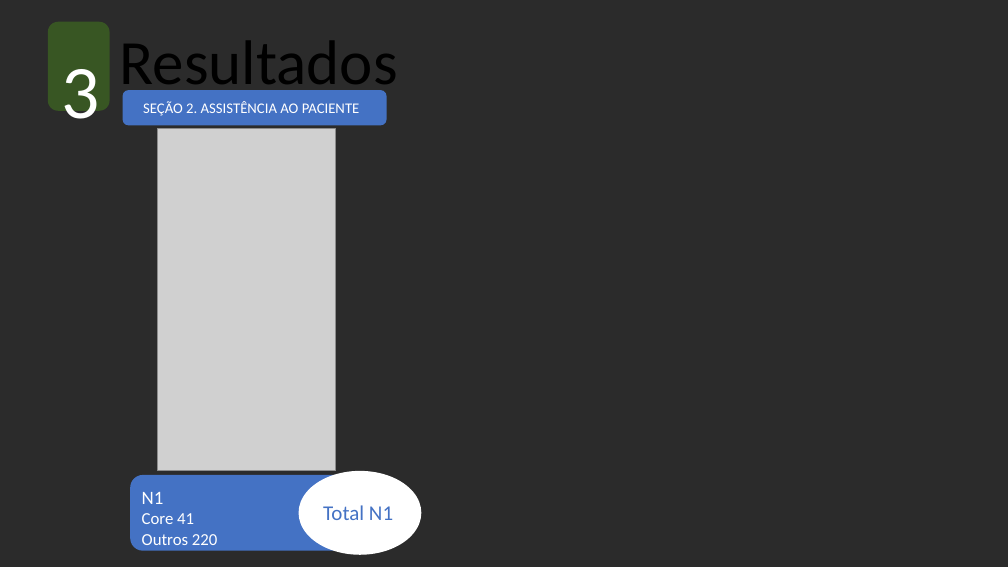
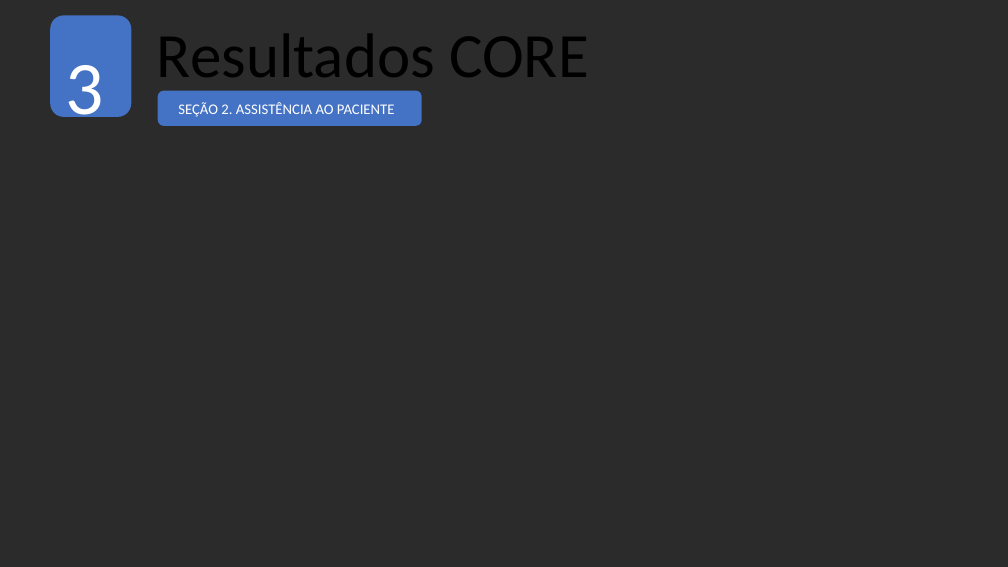
Before and after one commit to gustapfp/dodo, a slide deck: slide 6 of report/helpers/template-ona-report.pptx (slide 4 before the commit). Drawn at 1008x567 pixels with LibreOffice and Linux fonts; fonts in the diff are those of the drawing; grey boxes stand for pictures; background and template pictures are left out; a plain dark background stands for a picture behind light text. Boxes give left, top, right and bottom in pixels: in the first picture for what was removed or moved away, otherwise in the second. Text is boxed around its words. In the diff, an @@ line names an element or a change of style, - is before the commit and + after.

```diff
--- a/report/helpers/template-ona-report.pptx
+++ b/report/helpers/template-ona-report.pptx
@@ rounded rectangle resized from (x1=48, y1=22, x2=110, y2=111) to (x1=50, y1=15, x2=131, y2=116) @@
@@ rounded rectangle at (x1=50, y1=15, x2=131, y2=116): fill #385623 to #4472C4 @@
@@ text "3" moved from (x1=61, y1=69, x2=99, y2=136) to (x1=66, y1=65, x2=104, y2=132) @@
@@ text at (x1=157, y1=34, x2=589, y2=93): text changed @@
-Resultados
+Resultados CORE
@@ rounded rectangle moved from (x1=123, y1=90, x2=386, y2=126) to (x1=158, y1=91, x2=422, y2=126) @@
@@ text "SEÇÃO 2. ASSISTÊNCIA AO PACIENTE" moved from (x1=143, y1=101, x2=360, y2=116) to (x1=178, y1=102, x2=395, y2=117) @@
@@ picture removed at (x1=157, y1=129, x2=336, y2=470) @@
@@ group removed at (x1=130, y1=471, x2=421, y2=555): 2 texts, 1 rounded rectangle, 1 ellipse @@
-Total N1
-N1
-Core 41
-Outros 220
```
Also in this commit, not shown: 7 other slides changed, 5 slides added, 5 other files.
